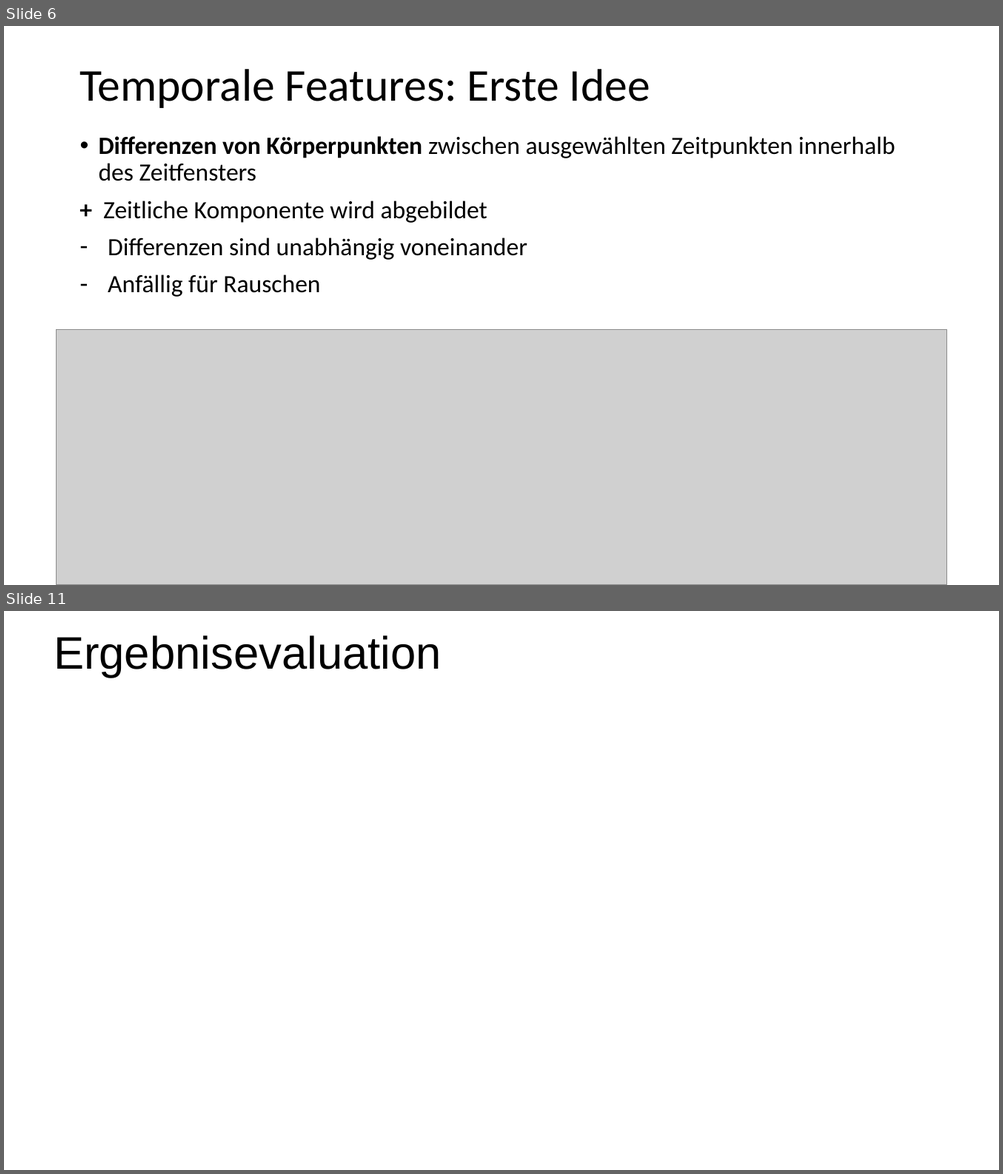
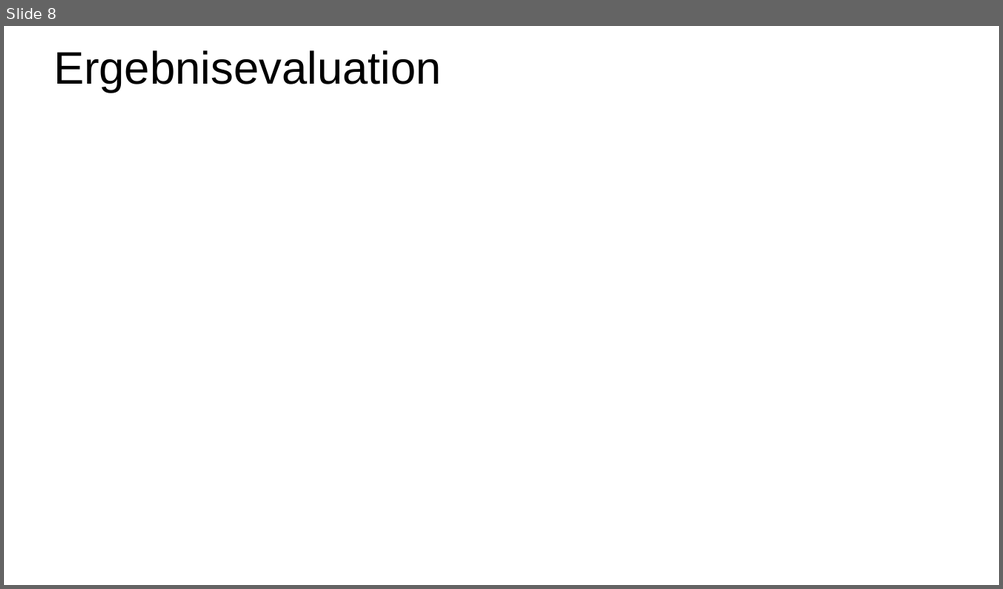
Before and after one commit to maxlevv/Gesture-Detection, a slide deck: presentation_final_project.pptx. Shown one above the other, each under a label of ours: slides 6 and 11 before the commit, slide 8 after it; the slides between them are not shown. The pictures are 1003x1174 and 1003x589 pixels, drawn with LibreOffice and Linux fonts; fonts in the diff are those of the drawing; grey boxes stand for pictures; background and template pictures are left out. Boxes give left, top, right and bottom in pixels: in the first picture for what was removed or moved away, otherwise in the second. Text is boxed around its words. In the diff, an @@ line names an element or a change of style, - is before the commit and + after.

```diff
--- a/presentation_final_project.pptx
+++ b/presentation_final_project.pptx
@@ slide 6 removed at (x1=4, y1=26, x2=999, y2=585), background #FFFFFF @@
@@ text removed at (x1=79, y1=69, x2=650, y2=108) @@
-Temporale Features: Erste Idee
@@ text removed at (x1=99, y1=136, x2=894, y2=297) @@
-• Differenzen von Körperpunkten zwischen ausgewählten Zeitpunkten innerhalb des Zeitfensters
-+ Zeitliche Komponente wird abgebildet
-– Differenzen sind unabhängig voneinander
-– Anfällig für Rauschen
@@ picture removed at (x1=57, y1=329, x2=946, y2=585) @@
@@ what was slide 11 is now slide 8 @@
```
Also in this commit, not shown: 10 slides changed, 5 slides added, 8 other slides removed.
